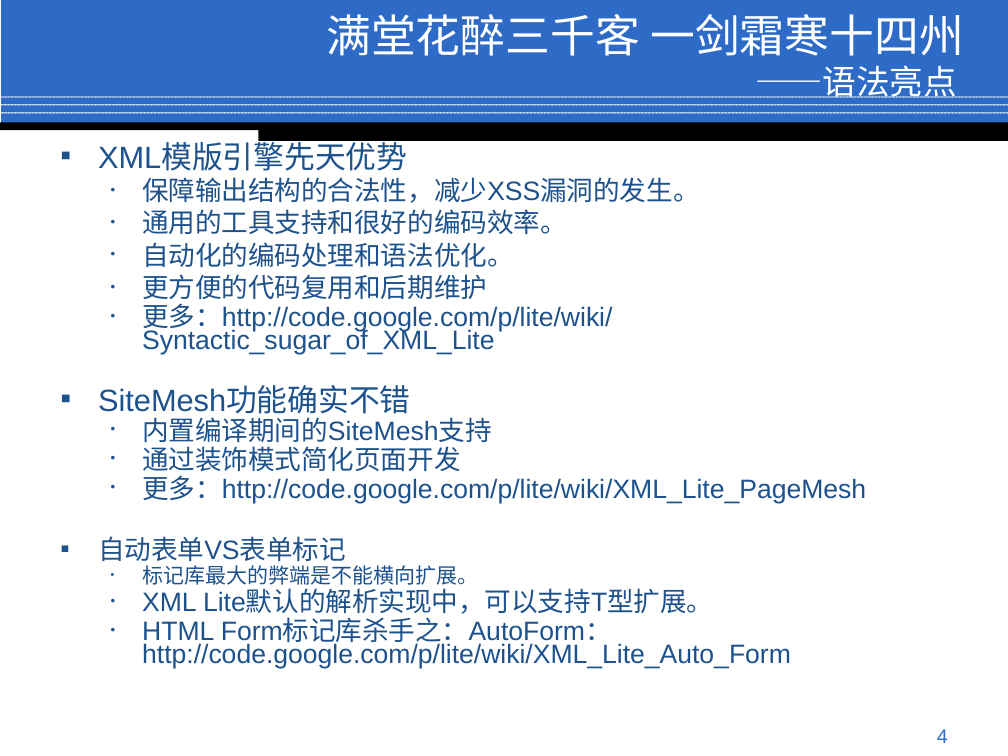
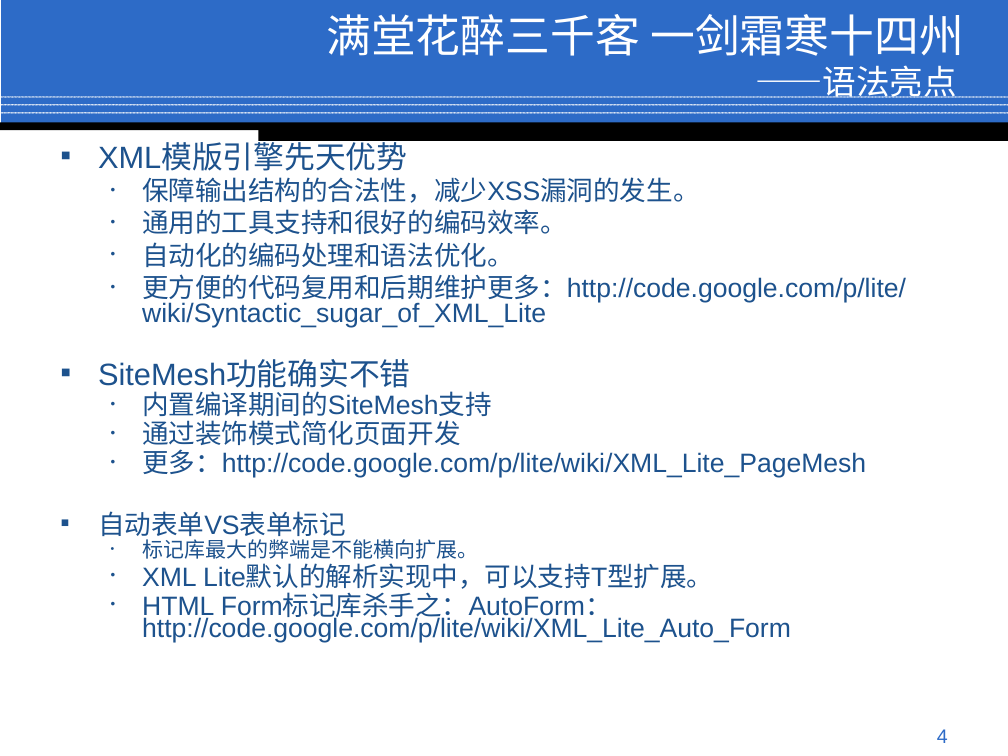
Before and after one commit to conzi/lite, a slide deck: slide 4 of Lite/web/doc/Preview.ppt. Drawn at 1008x756 pixels with LibreOffice and Linux fonts; fonts in the diff are those of the drawing; background and template pictures are left out. Boxes give left, top, right and bottom in pixels: in the first picture for what was removed or moved away, otherwise in the second. Text is boxed around its words. In the diff, an @@ line names an element or a change of style, - is before the commit and + after.

```diff
--- a/Lite/web/doc/Preview.ppt
+++ b/Lite/web/doc/Preview.ppt
@@ text at [142,274,906,328]: text changed @@
-  • 更方便的代码复用和后期维护
-  • 更多：http://code.google.com/p/lite/wiki/Syntactic_sugar_of_XML_Lite
+  • 更方便的代码复用和后期维护更多：http://code.google.com/p/lite/wiki/Syntactic_sugar_of_XML_Lite
```
Also in this commit, not shown: 8 other slides changed.
